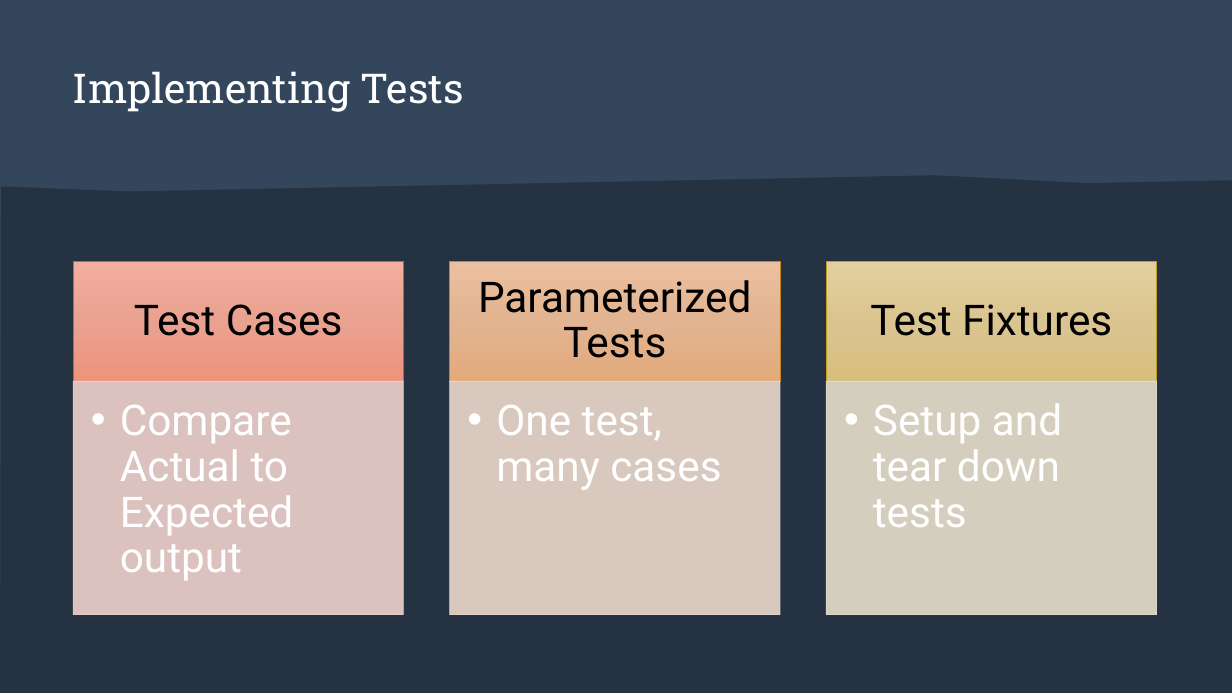
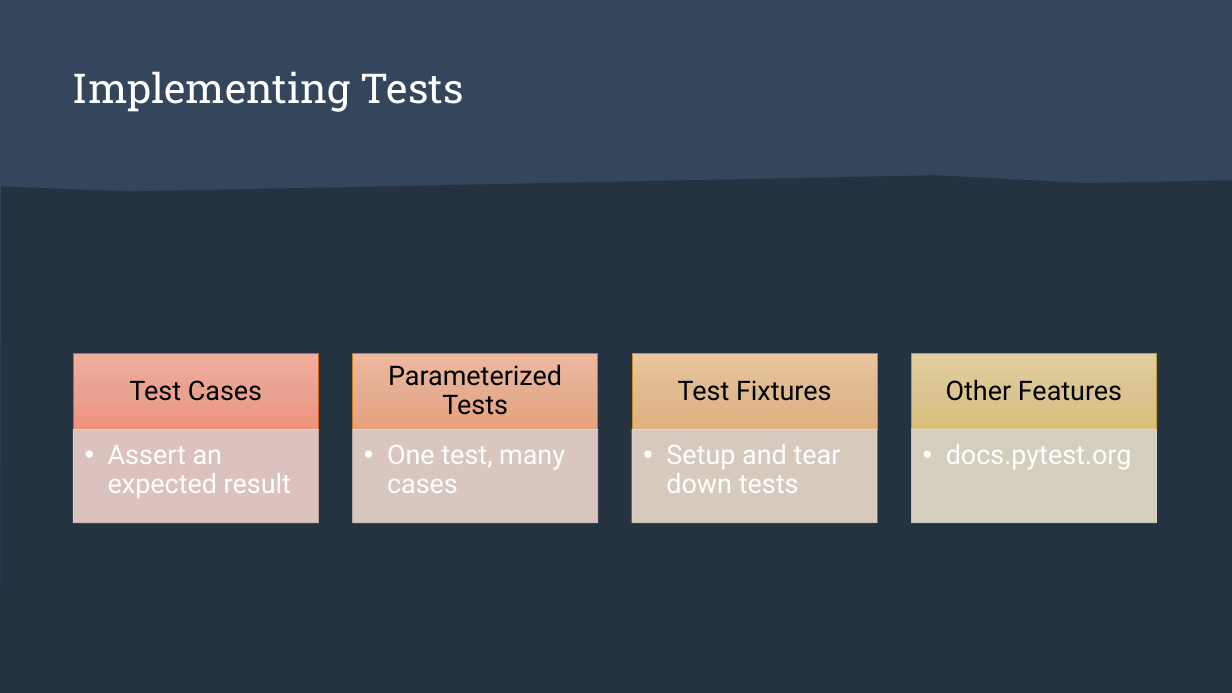
Before and after one commit to hc-sc-ocdo-bdpd/testing-demo, a slide deck: slide 5 of Test Driven Development in Python.pptx. Drawn at 1232x693 pixels with LibreOffice and Linux fonts; fonts in the diff are those of the drawing. Boxes give left, top, right and bottom in pixels: in the first picture for what was removed or moved away, otherwise in the second. Text is boxed around its words. In the diff, an @@ line names an element or a change of style, - is before the commit and + after.

```diff
--- a/Test Driven Development in Python.pptx
+++ b/Test Driven Development in Python.pptx
@@ rectangle removed at (450, 262, 780, 382) @@
@@ text "Test Cases": place and size @@
-text "Test Cases" at (134, 304, 343, 336)
+text "Test Cases" at (129, 380, 262, 401)
@@ rectangle: place and size @@
-rectangle at (73, 262, 403, 382)
+rectangle at (73, 354, 318, 430)
@@ text "Parameterized Tests": place and size @@
-text "Parameterized Tests" at (478, 280, 751, 358)
+text "Parameterized Tests" at (388, 364, 562, 415)
@@ size 33 to 21 pt; less space between paragraphs in 3 elements at (129, 380, 262, 401), (388, 364, 562, 415), (678, 380, 832, 401) @@
@@ text "Test Fixtures": place and size @@
-text "Test Fixtures" at (870, 304, 1112, 336)
+text "Test Fixtures" at (678, 380, 832, 401)
@@ rectangle: place and size @@
-rectangle at (826, 262, 1156, 382)
+rectangle at (911, 354, 1156, 430)
@@ rectangle removed at (450, 382, 780, 616) @@
@@ text removed at (120, 405, 294, 580) @@
-  • Compare Actual to Expected output
@@ rectangle: place and size @@
-rectangle at (73, 382, 403, 616)
+rectangle at (73, 430, 318, 523)
@@ text "One test, many cases": place and size @@
-text "One test, many cases" at (496, 405, 721, 490)
+text "One test, many cases" at (387, 445, 565, 493)
@@ text "One test, many cases" at (387, 445, 565, 493): size 33 to 21 pt; indent changed; less space between paragraphs @@
@@ text "Setup and tear down tests" at (666, 444, 841, 493): size 33 to 21 pt; indent changed; less space between paragraphs @@
@@ text "Setup and tear down tests": place and size @@
-text "Setup and tear down tests" at (873, 403, 1062, 527)
+text "Setup and tear down tests" at (666, 444, 841, 493)
@@ rectangle: place and size @@
-rectangle at (826, 382, 1156, 616)
+rectangle at (911, 430, 1156, 523)
@@ group added at (108, 354, 1132, 523): 4 rectangles, 3 texts @@
+  • Assert an expected result
+Other Features
+  • docs.pytest.org
```
Also in this commit, not shown: 3 other slides changed, 3 slides added, 2 slides removed.
